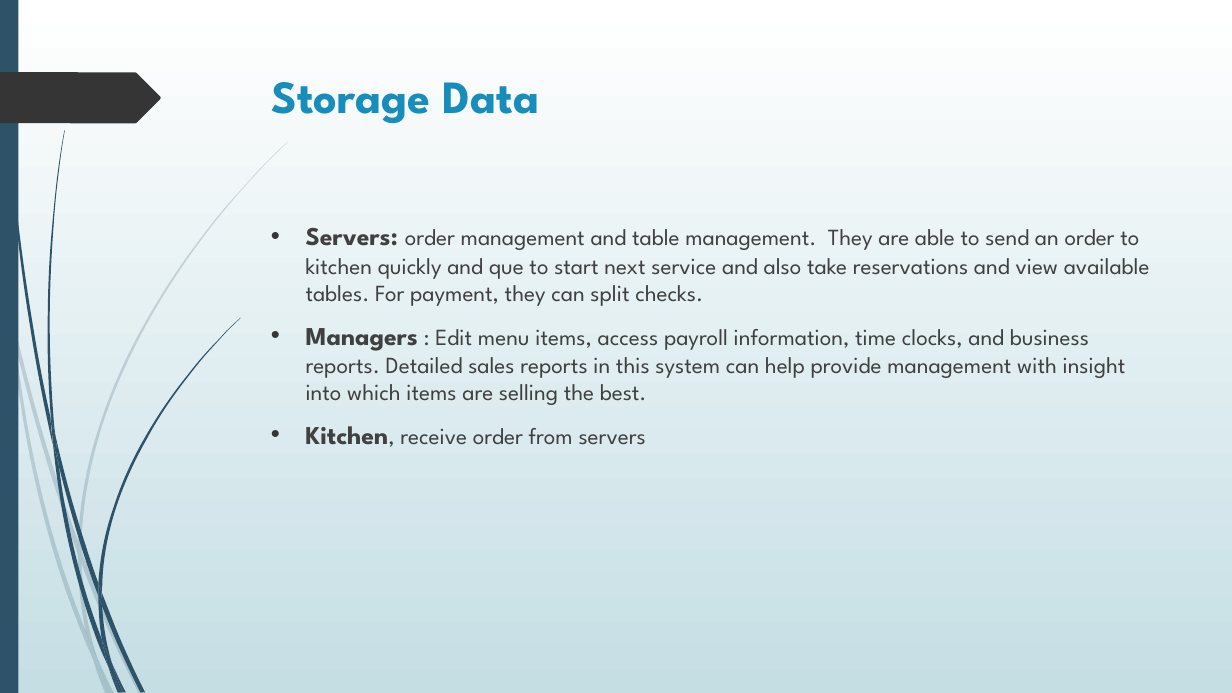
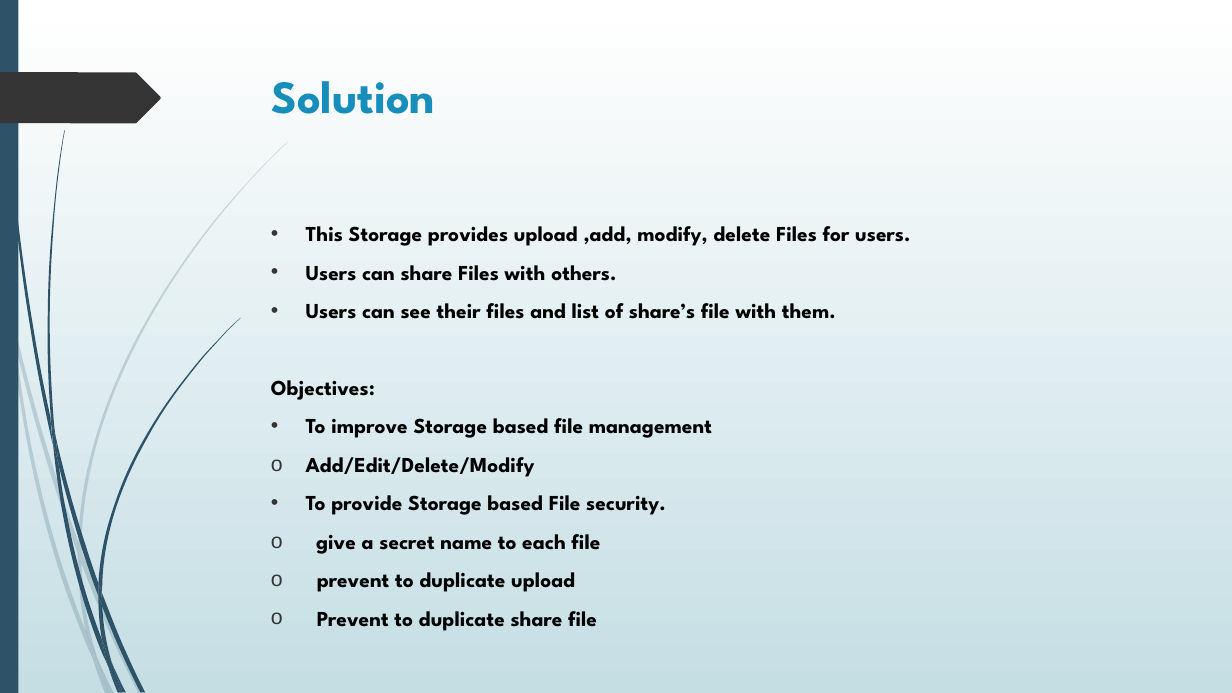
Before and after one commit to Azam6169/storageSystem, a slide deck: slide 2 of PHP-Presentation.pptx. Drawn at 1232x693 pixels with LibreOffice and Linux fonts; fonts in the diff are those of the drawing. Boxes give left, top, right and bottom in pixels: in the first picture for what was removed or moved away, otherwise in the second. Text is boxed around its words. In the diff, an @@ line names an element or a change of style, - is before the commit and + after.

```diff
--- a/PHP-Presentation.pptx
+++ b/PHP-Presentation.pptx
@@ title at box(271, 81, 435, 114): text changed @@
-Storage Data
+Solution
@@ text at box(271, 226, 910, 592): text changed; size 18 to 16.6 pt; text colour #404040 to #000000; bold on @@
-• Servers: order management and table management. They are able to send an order to kitchen quickly and que to start next service and also take reservations and view available tables. For payment, they can split checks.
-• Managers : Edit menu items, access payroll information, time clocks, and business reports. Detailed sales reports in this system can help provide management with insight into which items are selling the best.
-• Kitchen, receive order from servers
+• This Storage provides upload ,add, modify, delete Files for users.
+• Users can share Files with others.
+• Users can see their files and list of share’s file with them.
+Objectives:
+• To improve Storage based file management
+o Add/Edit/Delete/Modify
+• To provide Storage based File security.
+o give a secret name to each file
+o prevent to duplicate upload
+o Prevent to duplicate share file
```
Also in this commit, not shown: 6 other slides changed, 1 slide added, 1 slide removed, 6 other files.
